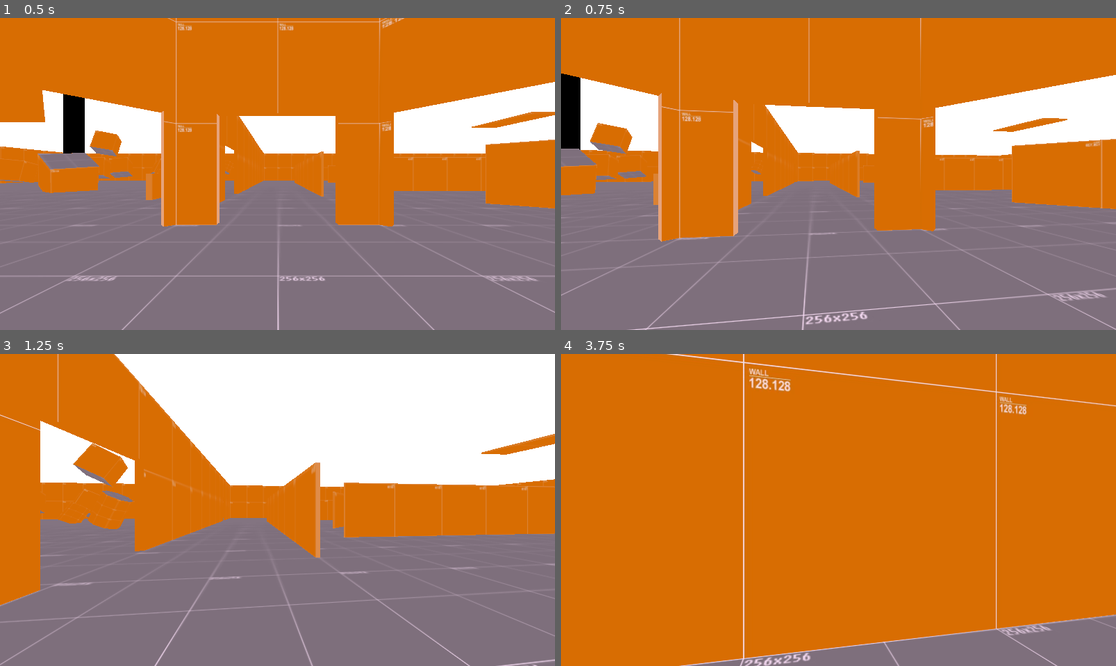
Above: before the commit, frames 1-4 (two rows, left to right).
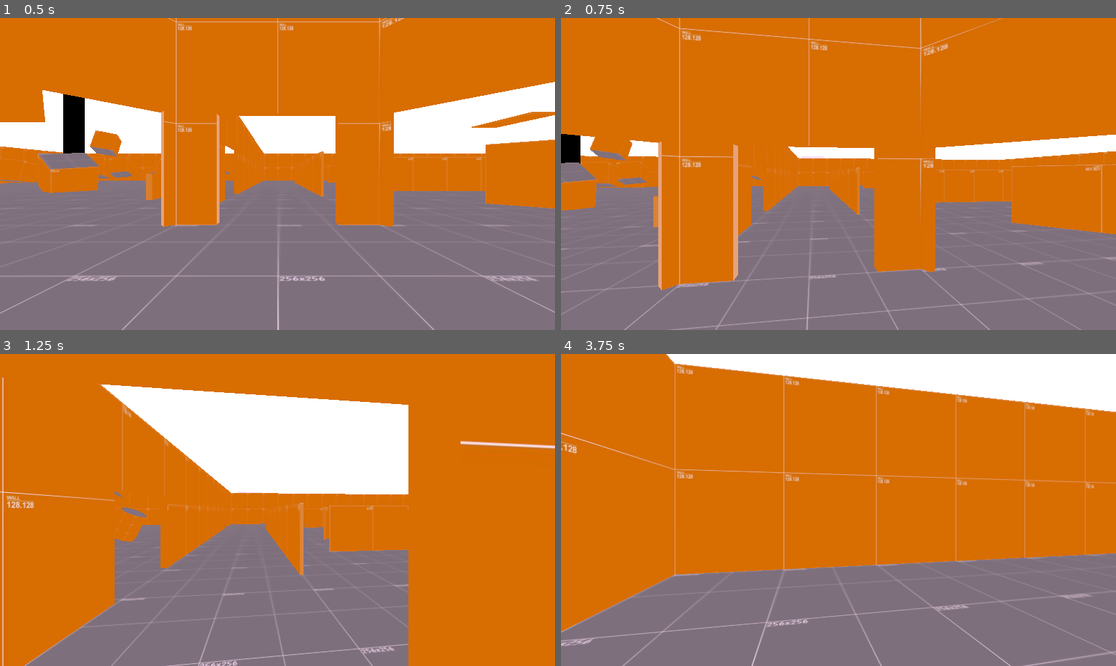
Above: after the commit, the same moments.

Repository: Liloslash/CocoonstrikeV2
Game: Godot game, scene res://world.tscn
Two runs of this game, one before a commit and one after it. Both use one fixed random seed, a clock stepped at 60 frames per second and the inputs below.
Inputs (mouse positions are in pixels of both pictures, inside the frame that each line leads up to):
- Up to frame 1 (0.5 s): no input
- Up to frame 2 (0.75 s): tap Enter at 0.5 s; move the mouse to (866, 174) at 0.52 s; hold W (up) from 0.53 s (still down); hold Space (jump) from 0.53 s (still down)
- Up to frame 3 (1.25 s): keep holding W (up); keep holding Space (jump)
- Up to frame 4 (3.75 s): keep holding W (up); move the mouse to (810, 510) at 1.27 s; release Space (jump) at 1.28 s; tap Space (jump) at 1.35, 1.52, 1.82, 2.85, 3.02, 3.32 s; move the mouse to (849, 503) at 2.02 s; hold Space (jump) 2.03-2.78 s; move the mouse to (832, 516) at 2.77 s; move the mouse to (877, 513) at 3.52 s; hold Space (jump) from 3.53 s (still down)

Frame 1 is identical in both runs. In frame 2, 22% of the frame differs, in the area x 0-100%, y 0-100%; in frame 3, 44%; in frame 4, 36%.

Commit message:
Fix jump detection logic in player input handling

Diff:
--- a/Player/player.gd
+++ b/Player/player.gd
@@ -14,6 +14,9 @@
 		Input.mouse_mode = Input.MOUSE_MODE_VISIBLE
 	if event is InputEventMouseMotion:
 		rotate_y(-event.relative.x * 0.002)
+	# Détection du saut
+	if event.is_action_pressed("jump") and is_on_floor():
+		velocity.y = jump_velocity
 
 func _ready() -> void:
 	Input.mouse_mode = Input.MOUSE_MODE_CAPTURED
